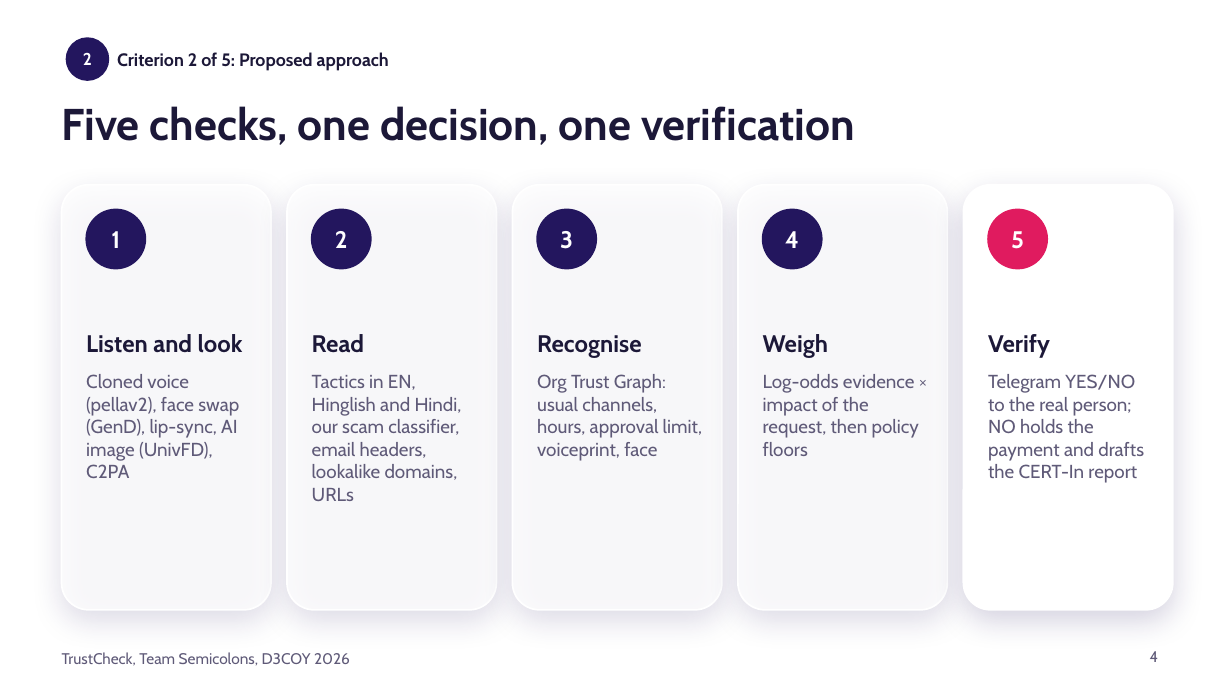
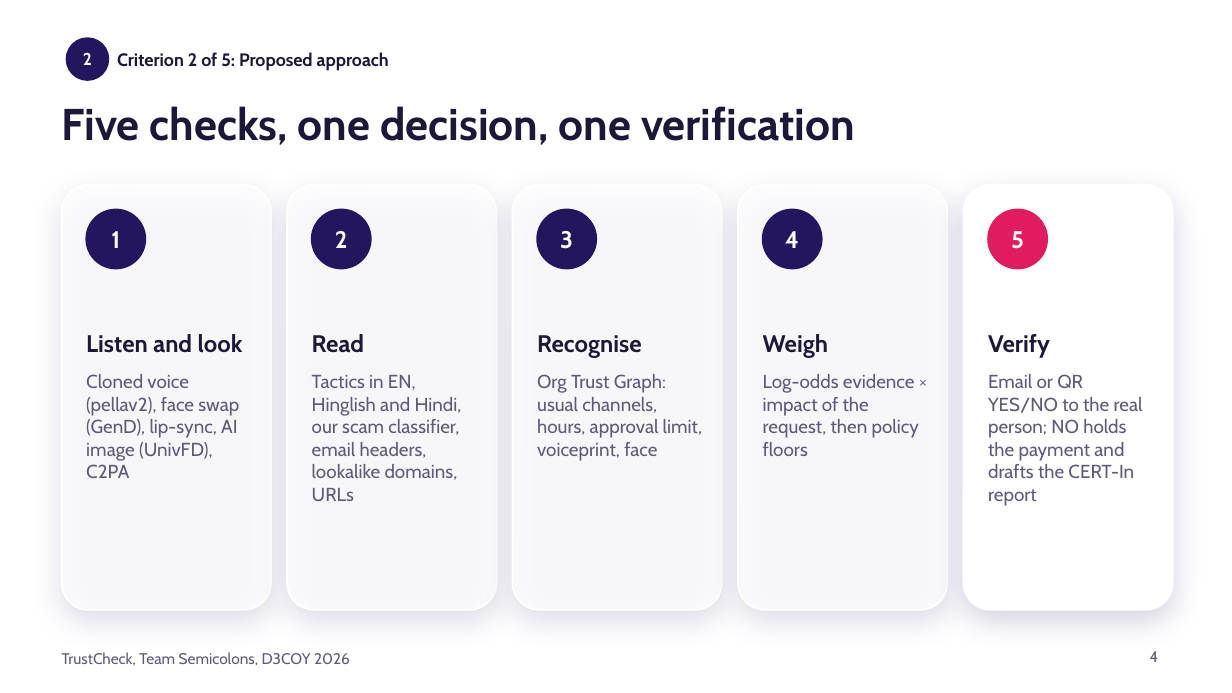
Before and after one commit to D3C0Y-1-0/Semicolons_D3C0Y_DhruvPatel, a slide deck: slide 4 of docs/TrustCheck_pitch.pptx. Drawn at 1232x693 pixels with LibreOffice and Linux fonts; fonts in the diff are those of the drawing; background and template pictures are left out. Boxes give left, top, right and bottom in pixels: in the first picture for what was removed or moved away, otherwise in the second. Text is boxed around its words. In the diff, an @@ line names an element or a change of style, - is before the commit and + after.

```diff
--- a/docs/TrustCheck_pitch.pptx
+++ b/docs/TrustCheck_pitch.pptx
@@ text at [988, 374, 1143, 506]: text changed @@
-Telegram YES/NO to the real person; NO holds the payment and drafts the CERT-In report
+Email or QR YES/NO to the real person; NO holds the payment and drafts the CERT-In report
```
Also in this commit, not shown: 4 other slides changed, 5 other files.
